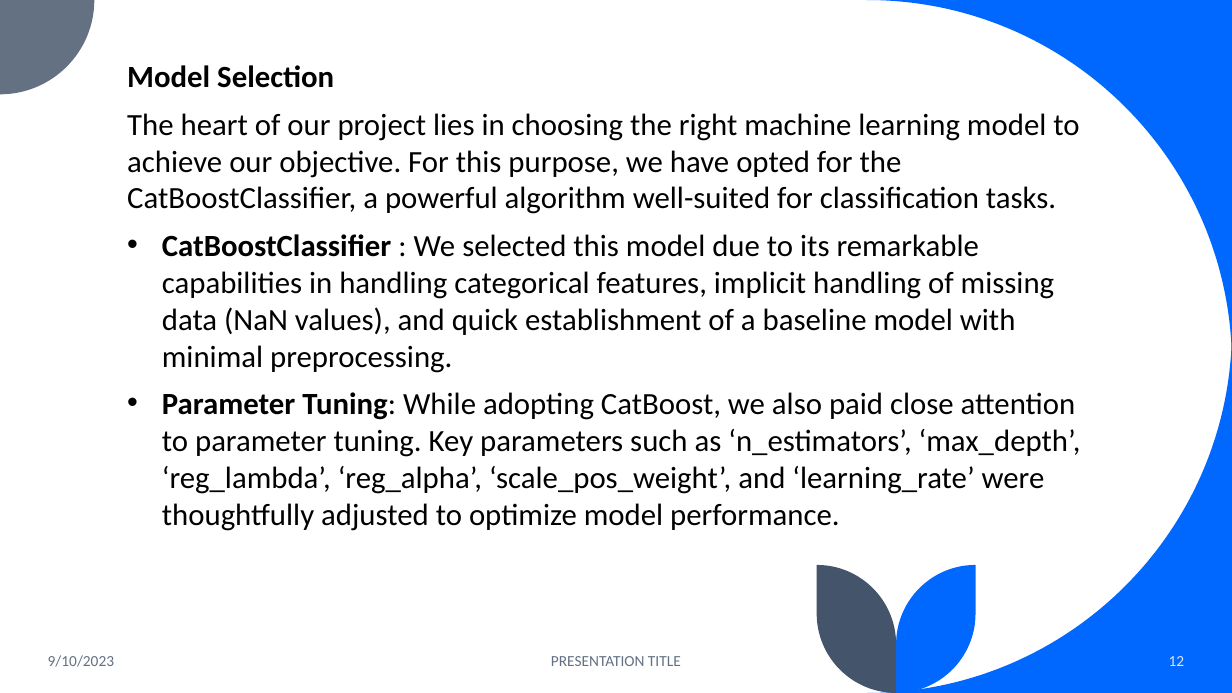
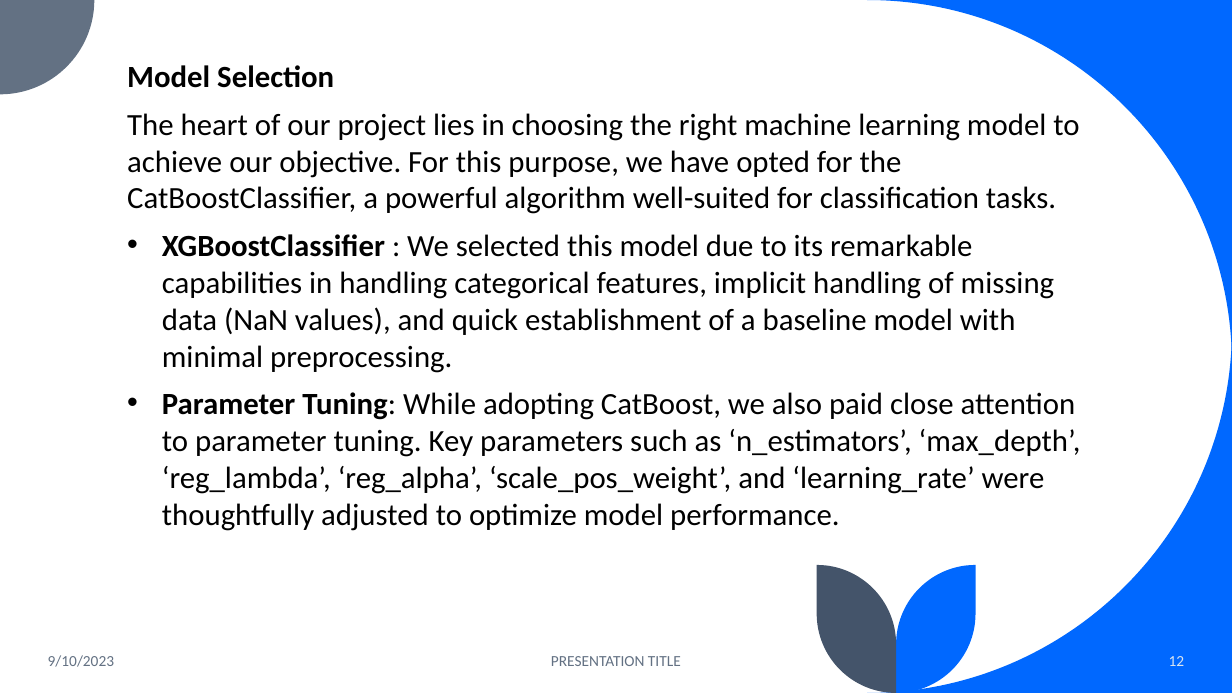
Before and after one commit to DeeeTeeee/IncomePredictionZindziProject, a slide deck: slide 12 of Income Prediction Challenge for Azubian - PPT.pptx. Drawn at 1232x693 pixels with LibreOffice and Linux fonts; fonts in the diff are those of the drawing. Boxes give left, top, right and bottom in pixels: in the first picture for what was removed or moved away, otherwise in the second. Text is boxed around its words. In the diff, an @@ line names an element or a change of style, - is before the commit and + after.

```diff
--- a/Income Prediction Challenge for Azubian - PPT.pptx
+++ b/Income Prediction Challenge for Azubian - PPT.pptx
@@ text at [162,234,1054,373]: text changed @@
-• CatBoostClassifier : We selected this model due to its remarkable capabilities in handling categorical features, implicit handling of missing data (NaN values), and quick establishment of a baseline model with minimal preprocessing.
+• XGBoostClassifier : We selected this model due to its remarkable capabilities in handling categorical features, implicit handling of missing data (NaN values), and quick establishment of a baseline model with minimal preprocessing.
```
Also in this commit, not shown: 5 other slides changed, 3 slides added, 11 slides removed, 1 other file.
